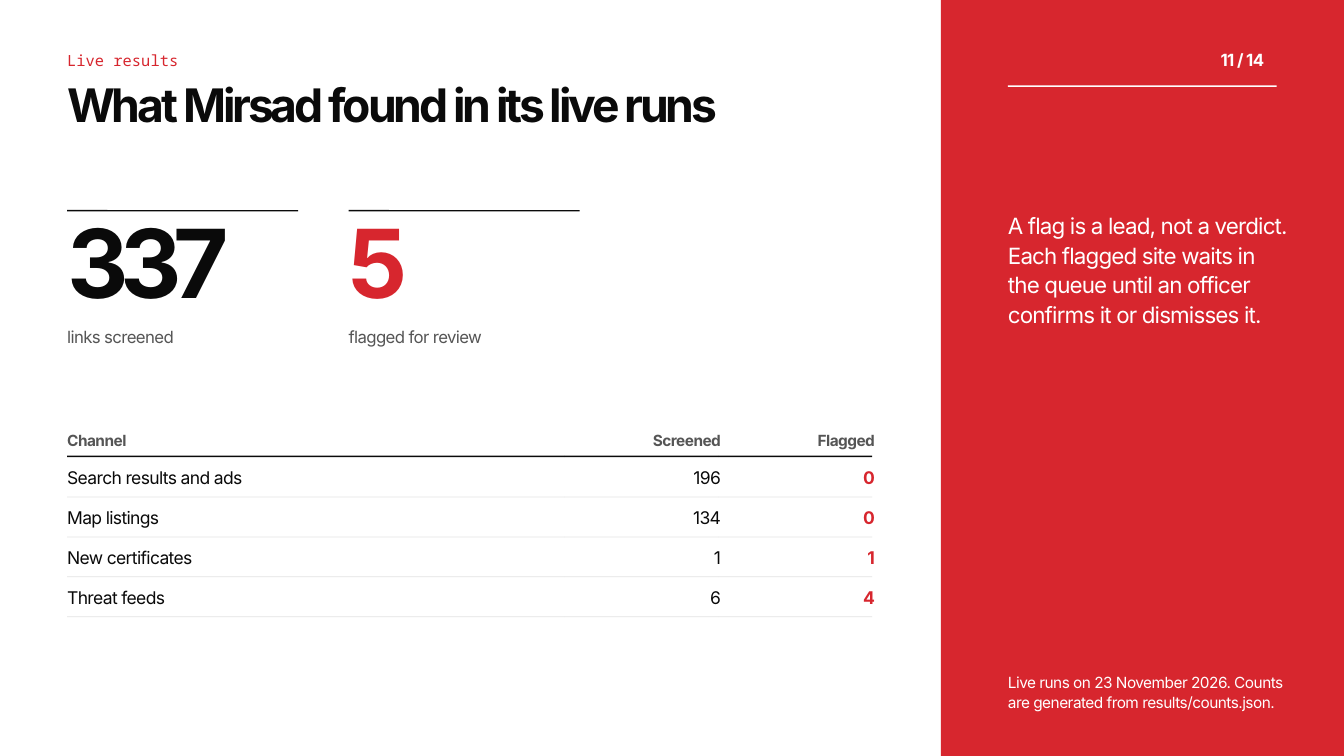
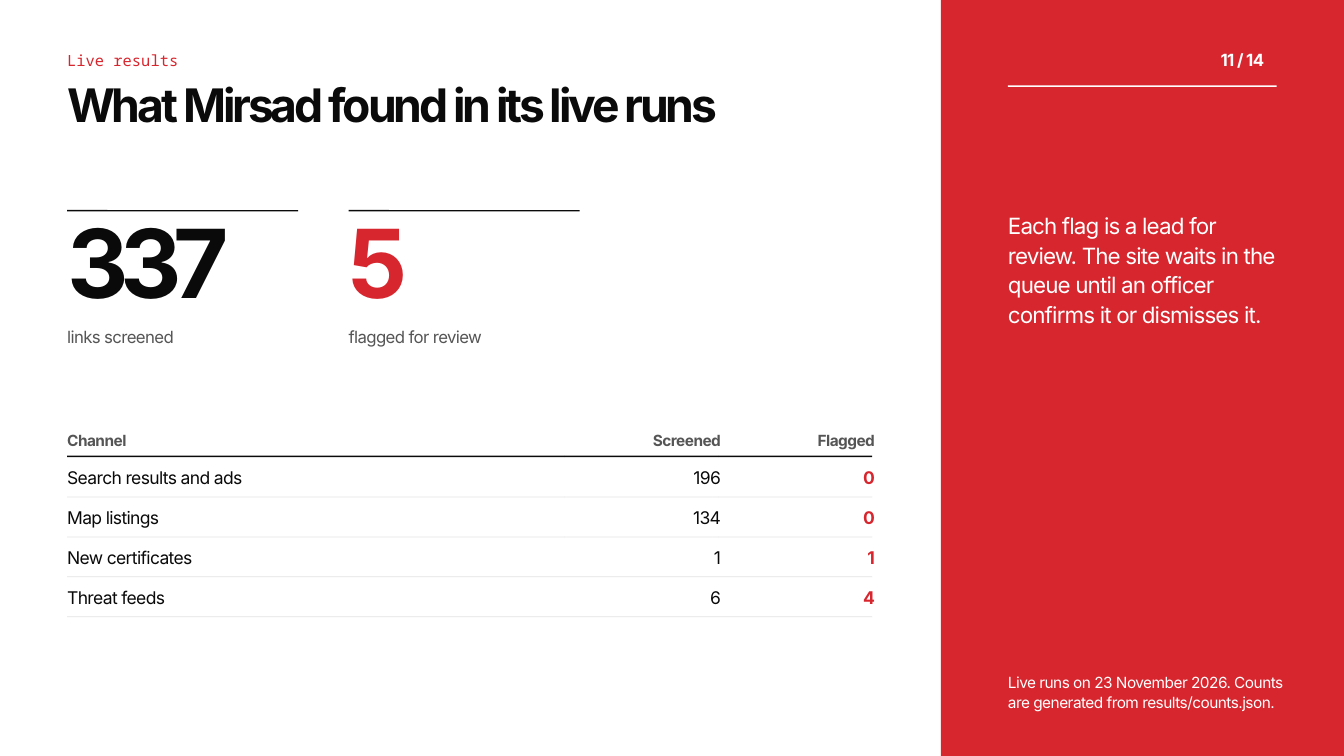
Before and after one commit to muhammet-tm/mirsad, a slide deck: slide 11 of deck/Mirsad_Deck.pptx. Drawn at 1344x756 pixels with LibreOffice and Linux fonts; fonts in the diff are those of the drawing. Boxes give left, top, right and bottom in pixels: in the first picture for what was removed or moved away, otherwise in the second. Text is boxed around its words. In the diff, an @@ line names an element or a change of style, - is before the commit and + after.

```diff
--- a/deck/Mirsad_Deck.pptx
+++ b/deck/Mirsad_Deck.pptx
@@ text at <box>1008,217,1276,298</box>: text changed @@
-A flag is a lead, not a verdict.
-Each flagged site waits in
-the queue until an officer
+Each flag is a lead for
+review. The site waits in the
+queue until an officer
```
Also in this commit, not shown: 2 other slides changed, 20 other files.
